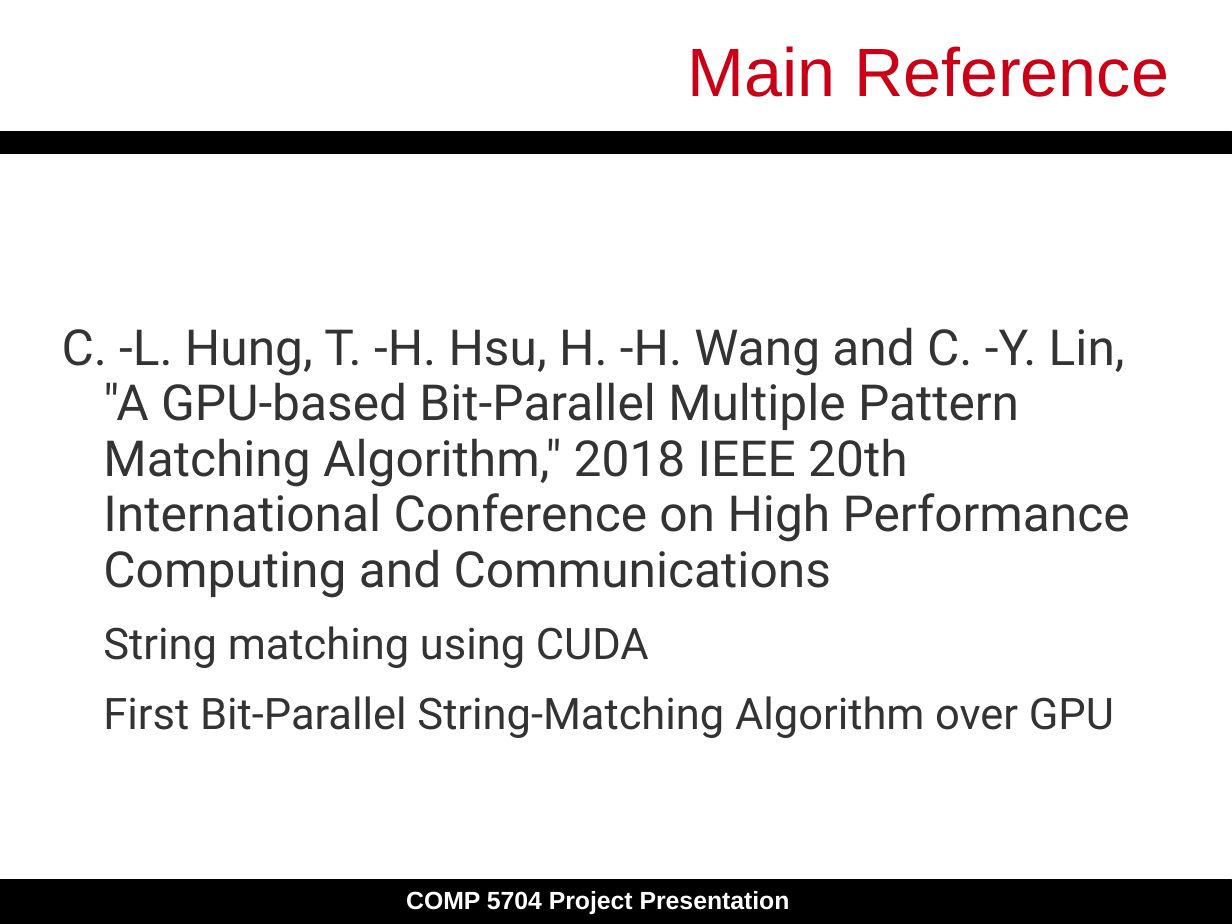
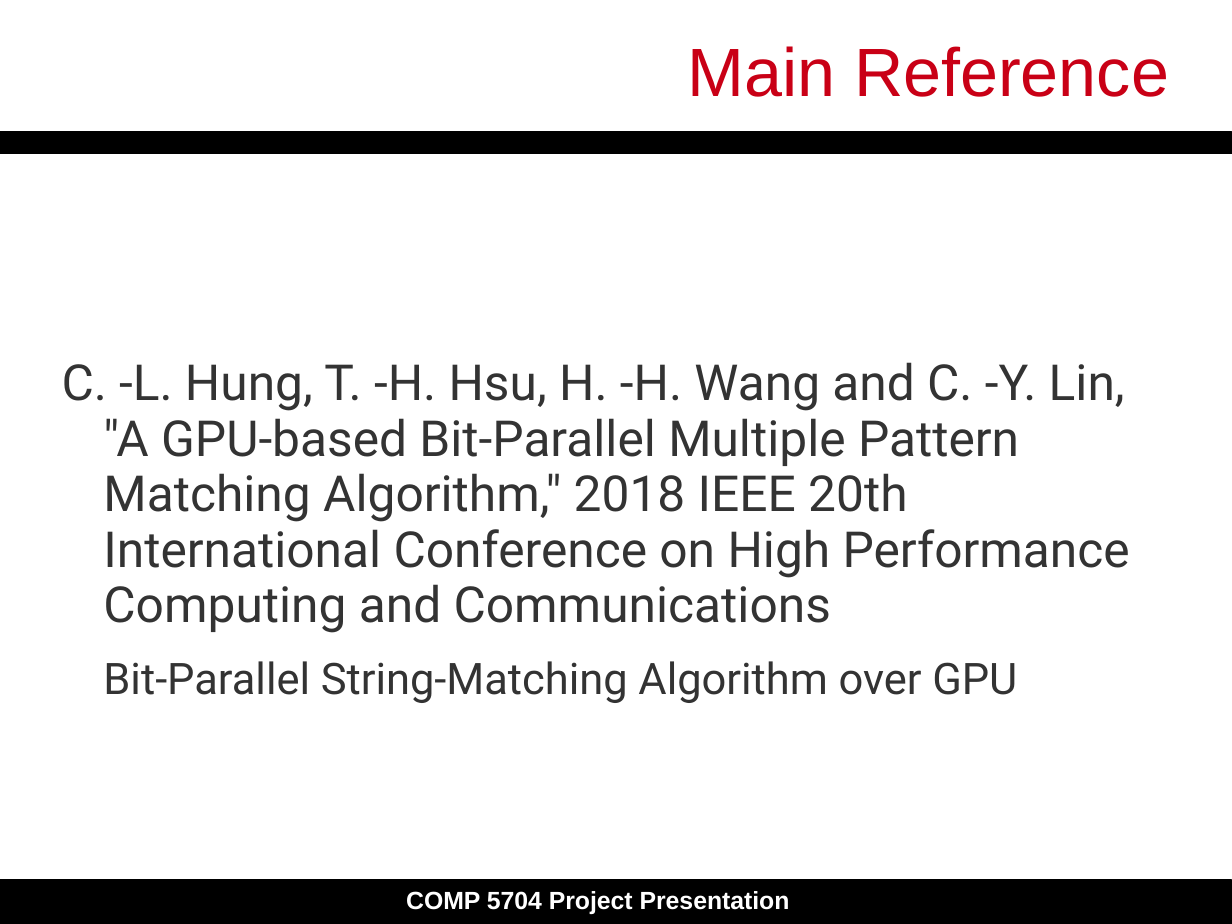
Before and after one commit to dengyull/COMP5704-project, a slide deck: slide 4 of Final_Presentation.pptx. Drawn at 1232x924 pixels with LibreOffice and Linux fonts; fonts in the diff are those of the drawing. Boxes give left, top, right and bottom in pixels: in the first picture for what was removed or moved away, otherwise in the second. Text is boxed around its words. In the diff, an @@ line names an element or a change of style, - is before the commit and + after.

```diff
--- a/Final_Presentation.pptx
+++ b/Final_Presentation.pptx
@@ text at (103, 661, 1017, 703): text changed @@
-String matching using CUDA
-First Bit-Parallel String-Matching Algorithm over GPU
+Bit-Parallel String-Matching Algorithm over GPU
```
Also in this commit, not shown: 8 other slides changed.
